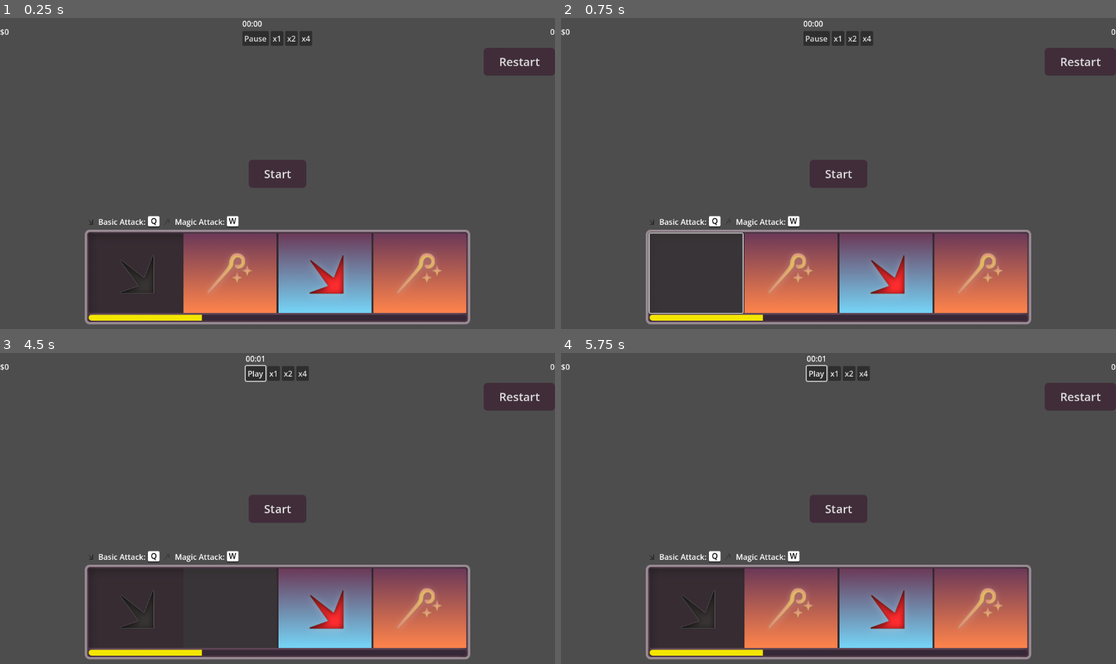
Above: before the commit, frames 1-4 (two rows, left to right).
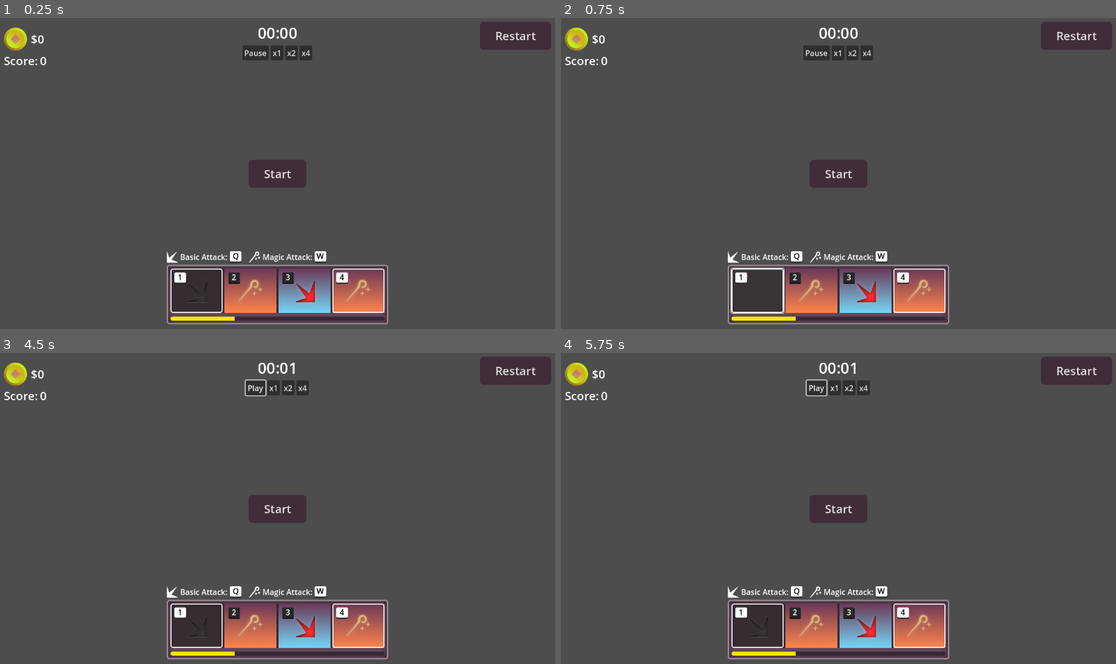
Above: after the commit, the same moments.

Repository: Kyn21kx/GMTK-2025
Game: Godot game, scene res://ui/HUD.tscn
Two runs of this game, one before a commit and one after it. Both use one fixed random seed, a clock stepped at 60 frames per second and the inputs below. This scene is started directly instead of the project's main scene.
Inputs (mouse positions are in pixels of both pictures, inside the frame that each line leads up to; where the layout moved, square brackets give the same spot in the first picture):
- Up to frame 1 (0.25 s): no input
- Up to frame 2 (0.75 s): click (755, 291) [694, 273] at 0.5 s
- Up to frame 3 (4.5 s): click "Pause" at 1.25 s; tap Enter at 2, 3.5 s; move the mouse to (399, 492) at 2.02 s; tap Space at 2.75, 4.25 s; move the mouse to (166, 524) at 2.77 s; move the mouse to (333, 440) at 3.52 s; move the mouse to (249, 570) at 4.27 s
- Up to frame 4 (5.75 s): tap Enter at 5 s; move the mouse to (1005, 555) at 5.02 s

The runs differ from the first frame. In frame 1, 22% of the frame differs, in the area x 0-100%, y 0-99%; in frame 2, 22%; in frame 3, 21%; in frame 4, 22%.

Commit message:
HUD y Mini panel para las torres

Diff:
--- a/ui/HUD.tscn
+++ b/ui/HUD.tscn
@@ -6,11 +6,15 @@
 [ext_resource type="Texture2D" uid="uid://b0i5002lyysft" path="res://ui/ui_assets/atk_magic.png" id="4_li43i"]
 [ext_resource type="Texture2D" uid="uid://d4i8fwq42g0ex" path="res://ui/ui_assets/atk_magic_active.png" id="4_tvtyy"]
 [ext_resource type="Texture2D" uid="uid://dmhwsyj4pc5jl" path="res://ui/ui_assets/atk_basic_active.png" id="5_li43i"]
+[ext_resource type="Texture2D" uid="uid://cpwgau2t0crcu" path="res://ui/ui_assets/icon_attack_basic.png" id="6_8qnlx"]
 [ext_resource type="Texture2D" uid="uid://6f2mxp0q2mgk" path="res://ui/ui_assets/key_white.png" id="6_a33y5"]
 [ext_resource type="Script" uid="uid://b33262wmwayxf" path="res://scripts/ui/money.gd" id="6_li43i"]
 [ext_resource type="Script" uid="uid://bc7226dsqqx0v" path="res://scripts/ui/score.gd" id="7_a33y5"]
 [ext_resource type="Theme" uid="uid://bx3y5o1h55d3l" path="res://ui/style/default_button.tres" id="8_37bek"]
+[ext_resource type="Texture2D" uid="uid://bhpl64iank5bc" path="res://ui/ui_assets/icon_attack_magic.png" id="8_qrs8l"]
+[ext_resource type="Texture2D" uid="uid://e13fmt6rwlpf" path="res://ui/ui_assets/coin.png" id="9_ug41v"]
 [ext_resource type="Script" uid="uid://bd4tqkkx1ufpr" path="res://scripts/ui/time.gd" id="10_37bek"]
+[ext_resource type="Texture2D" uid="uid://coxv7wsfgbqvt" path="res://ui/ui_assets/key_black.png" id="15_mpo0d"]
 
 [sub_resource type="StyleBoxTexture" id="StyleBoxTexture_ug41v"]
 texture = ExtResource("3_3q2by")
@@ -29,6 +33,18 @@
 
 [sub_resource type="StyleBoxTexture" id="StyleBoxTexture_37bek"]
 texture = ExtResource("3_3q2by")
+
+[sub_resource type="StyleBoxFlat" id="StyleBoxFlat_tlkqj"]
+bg_color = Color(0.6, 0.6, 0.6, 0)
+border_width_left = 2
+border_width_top = 2
+border_width_right = 2
+border_width_bottom = 2
+border_color = Color(1, 1, 1, 1)
+corner_radius_top_left = 4
+corner_radius_top_right = 4
+corner_radius_bottom_right = 4
+corner_radius_bottom_left = 4
 
 [sub_resource type="StyleBoxTexture" id="StyleBoxTexture_28i83"]
 texture = ExtResource("4_tvtyy")
@@ -59,12 +75,107 @@
 grow_horizontal = 2
 grow_vertical = 2
 script = ExtResource("1_pom5v")
-play_pause = NodePath("VBoxContainer/HBoxContainer/VBoxContainer/HBoxContainer/PlayPause")
+play_pause = NodePath("top/VBoxContainer/VBoxContainer/HBoxContainer2/PlayPause")
 atk_basic = SubResource("StyleBoxTexture_ug41v")
 atk_basic_active = SubResource("StyleBoxTexture_mpo0d")
 atk_magic = SubResource("StyleBoxTexture_tlkqj")
 atk_magic_active = SubResource("StyleBoxTexture_urddi")
 
+[node name="top" type="MarginContainer" parent="."]
+layout_mode = 1
+anchors_preset = 10
+anchor_right = 1.0
+offset_bottom = 119.0
+grow_horizontal = 2
+theme_override_constants/margin_left = 8
+theme_override_constants/margin_top = 8
+theme_override_constants/margin_right = 8
+
+[node name="VBoxContainer" type="VBoxContainer" parent="top"]
+layout_mode = 2
+
+[node name="VBoxContainer" type="VBoxContainer" parent="top/VBoxContainer"]
+layout_mode = 2
+
+[node name="Time" type="Label" parent="top/VBoxContainer/VBoxContainer"]
+layout_mode = 2
+theme_override_font_sizes/font_size = 32
+text = "00:00"
+horizontal_alignment = 1
+script = ExtResource("10_37bek")
+
+[node name="HBoxContainer2" type="HBoxContainer" parent="top/VBoxContainer/VBoxContainer"]
+layout_mode = 2
+size_flags_horizontal = 4
+size_flags_vertical = 4
+
+[node name="PlayPause" type="Button" parent="top/VBoxContainer/VBoxContainer/HBoxContainer2"]
+layout_mode = 2
+text = "Pause"
+
+[node name="x1" type="Button" parent="top/VBoxContainer/VBoxContainer/HBoxContainer2"]
+layout_mode = 2
+text = "x1"
+
+[node name="x2" type="Button" parent="top/VBoxContainer/VBoxContainer/HBoxContainer2"]
+layout_mode = 2
+text = "x2"
+
+[node name="x3" type="Button" parent="top/VBoxContainer/VBoxContainer/HBoxContainer2"]
+layout_mode = 2
+text = "x4"
+
+[node name="Restart_btn" type="Button" parent="top"]
+layout_mode = 2
+size_flags_horizontal = 8
+size_flags_vertical = 0
+theme = ExtResource("8_37bek")
+text = "Restart"
+
+[node name="VBoxContainer2" type="VBoxContainer" parent="top"]
+layout_mode = 2
+size_flags_horizontal = 0
+size_flags_vertical = 4
+
+[node name="HBoxContainer2" type="HBoxContainer" parent="top/VBoxContainer2"]
+layout_mode = 2
+size_flags_horizontal = 2
+size_flags_vertical = 0
+theme_override_constants/separation = 8
+
+[node name="TextureRect" type="TextureRect" parent="top/VBoxContainer2/HBoxContainer2"]
+custom_minimum_size = Vector2(48, 48)
+layout_mode = 2
+size_flags_horizontal = 4
+size_flags_vertical = 4
+texture = ExtResource("9_ug41v")
+
+[node name="Money" type="Label" parent="top/VBoxContainer2/HBoxContainer2"]
+layout_mode = 2
+size_flags_horizontal = 3
+theme_override_font_sizes/font_size = 24
+text = "$0"
+script = ExtResource("6_li43i")
+base_color = Color(1, 1, 1, 1)
+increasing_color = Color(0, 1, 0, 1)
+decreasing_color = Color(1, 0, 0, 1)
+
+[node name="HBoxContainer" type="HBoxContainer" parent="top/VBoxContainer2"]
+layout_mode = 2
+
+[node name="Label" type="Label" parent="top/VBoxContainer2/HBoxContainer"]
+layout_mode = 2
+theme_override_font_sizes/font_size = 24
+text = "Score:"
+
+[node name="Score" type="Label" parent="top/VBoxContainer2/HBoxContainer"]
+layout_mode = 2
+size_flags_horizontal = 3
+theme_override_font_sizes/font_size = 24
+text = "0"
+horizontal_alignment = 1
+script = ExtResource("7_a33y5")
+
 [node name="TimePanel" type="VBoxContainer" parent="."]
 layout_mode = 1
 anchors_preset = 7
@@ -72,15 +183,17 @@
 anchor_top = 1.0
 anchor_right = 0.5
 anchor_bottom = 1.0
-offset_left = -400.0
-offset_top = -236.0
-offset_right = 400.0
+offset_left = -230.0
+offset_top = -163.0
+offset_right = 230.0
 offset_bottom = -11.0
 grow_horizontal = 2
 grow_vertical = 0
 
 [node name="HBoxContainer" type="HBoxContainer" parent="TimePanel"]
 layout_mode = 2
+size_flags_horizontal = 0
+theme_override_constants/separation = 16
 
 [node name="basic_attack" type="HBoxContainer" parent="TimePanel/HBoxContainer"]
 layout_mode = 2
@@ -88,7 +201,7 @@
 [node name="TextureRect" type="TextureRect" parent="TimePanel/HBoxContainer/basic_attack"]
 custom_minimum_size = Vector2(24, 0)
 layout_mode = 2
-texture = ExtResource("3_3q2by")
+texture = ExtResource("6_8qnlx")
 expand_mode = 1
 
 [node name="Label" type="Label" parent="TimePanel/HBoxContainer/basic_attack"]
@@ -116,26 +229,26 @@
 horizontal_alignment = 1
 vertical_alignment = 1
 
-[node name="basic_attack2" type="HBoxContainer" parent="TimePanel/HBoxContainer"]
-layout_mode = 2
-
-[node name="TextureRect" type="TextureRect" parent="TimePanel/HBoxContainer/basic_attack2"]
-custom_minimum_size = Vector2(24, 24)
-layout_mode = 2
-texture = ExtResource("4_li43i")
-expand_mode = 1
-
-[node name="Label" type="Label" parent="TimePanel/HBoxContainer/basic_attack2"]
+[node name="magic_attack" type="HBoxContainer" parent="TimePanel/HBoxContainer"]
+layout_mode = 2
+
+[node name="TextureRect" type="TextureRect" parent="TimePanel/HBoxContainer/magic_attack"]
+custom_minimum_size = Vector2(24, 24)
+layout_mode = 2
+texture = ExtResource("8_qrs8l")
+expand_mode = 1
+
+[node name="Label" type="Label" parent="TimePanel/HBoxContainer/magic_attack"]
 layout_mode = 2
 text = "Magic Attack:"
 
-[node name="btn_key" type="TextureRect" parent="TimePanel/HBoxContainer/basic_attack2"]
+[node name="btn_key" type="TextureRect" parent="TimePanel/HBoxContainer/magic_attack"]
 custom_minimum_size = Vector2(24, 24)
 layout_mode = 2
 texture = ExtResource("6_a33y5")
 expand_mode = 1
 
-[node name="Label" type="Label" parent="TimePanel/HBoxContainer/basic_attack2/btn_key"]
+[node name="Label" type="Label" parent="TimePanel/HBoxContainer/magic_attack/btn_key"]
 layout_mode = 1
 anchors_preset = 5
 anchor_left = 0.5
@@ -151,8 +264,10 @@
 vertical_alignment = 1
 
 [node name="PanelContainer" type="PanelContainer" parent="TimePanel"]
-custom_minimum_size = Vector2(800, 197)
-layout_mode = 2
+custom_minimum_size = Vector2(460, 124)
+layout_mode = 2
+size_flags_horizontal = 4
+size_flags_vertical = 8
 theme_override_styles/panel = SubResource("StyleBoxTexture_a33y5")
 
 [node name="MarginContainer" type="MarginContainer" parent="TimePanel/PanelContainer"]
@@ -178,31 +293,193 @@
 size_flags_horizontal = 3
 theme_override_styles/normal = SubResource("StyleBoxTexture_37bek")
 
+[node name="MarginContainer" type="MarginContainer" parent="TimePanel/PanelContainer/MarginContainer/Panel/HBoxContainer/Button"]
+layout_mode = 1
+anchors_preset = 15
+anchor_right = 1.0
+anchor_bottom = 1.0
+grow_horizontal = 2
+grow_vertical = 2
+
+[node name="Selected" type="Panel" parent="TimePanel/PanelContainer/MarginContainer/Panel/HBoxContainer/Button/MarginContainer"]
+layout_mode = 2
+theme_override_styles/panel = SubResource("StyleBoxFlat_tlkqj")
+
+[node name="MarginContainer" type="MarginContainer" parent="TimePanel/PanelContainer/MarginContainer/Panel/HBoxContainer/Button/MarginContainer"]
+layout_mode = 2
+theme_override_constants/margin_left = 8
+theme_override_constants/margin_top = 8
+
+[node name="btn_key" type="TextureRect" parent="TimePanel/PanelContainer/MarginContainer/Panel/HBoxContainer/Button/MarginContainer/MarginContainer"]
+custom_minimum_size = Vector2(24, 24)
+layout_mode = 2
+size_flags_horizontal = 0
+size_flags_vertical = 0
+texture = ExtResource("6_a33y5")
+expand_mode = 1
+
+[node name="Label" type="Label" parent="TimePanel/PanelContainer/MarginContainer/Panel/HBoxContainer/Button/MarginContainer/MarginContainer/btn_key"]
+layout_mode = 1
+anchors_preset = 5
+anchor_left = 0.5
+anchor_right = 0.5
+offset_left = -6.5
+offset_top = -2.0
+offset_right = 6.5
+offset_bottom = 21.0
+grow_horizontal = 2
+theme_override_colors/font_color = Color(0, 0, 0, 1)
+text = "1"
+horizontal_alignment = 1
+vertical_alignment = 1
+
 [node name="Button2" type="Button" parent="TimePanel/PanelContainer/MarginContainer/Panel/HBoxContainer"]
 layout_mode = 2
 size_flags_horizontal = 3
 theme_override_styles/normal = SubResource("StyleBoxTexture_28i83")
 
+[node name="MarginContainer" type="MarginContainer" parent="TimePanel/PanelContainer/MarginContainer/Panel/HBoxContainer/Button2"]
+layout_mode = 1
+anchors_preset = 15
+anchor_right = 1.0
+anchor_bottom = 1.0
+grow_horizontal = 2
+grow_vertical = 2
+
+[node name="Selected" type="Panel" parent="TimePanel/PanelContainer/MarginContainer/Panel/HBoxContainer/Button2/MarginContainer"]
+visible = false
+layout_mode = 2
+theme_override_styles/panel = SubResource("StyleBoxFlat_tlkqj")
+
+[node name="MarginContainer" type="MarginContainer" parent="TimePanel/PanelContainer/MarginContainer/Panel/HBoxContainer/Button2/MarginContainer"]
+layout_mode = 2
+theme_override_constants/margin_left = 8
+theme_override_constants/margin_top = 8
+
+[node name="btn_key" type="TextureRect" parent="TimePanel/PanelContainer/MarginContainer/Panel/HBoxContainer/Button2/MarginContainer/MarginContainer"]
+custom_minimum_size = Vector2(24, 24)
+layout_mode = 2
+size_flags_horizontal = 0
+size_flags_vertical = 0
+texture = ExtResource("15_mpo0d")
+expand_mode = 1
+
+[node name="Label" type="Label" parent="TimePanel/PanelContainer/MarginContainer/Panel/HBoxContainer/Button2/MarginContainer/MarginContainer/btn_key"]
+layout_mode = 1
+anchors_preset = 5
+anchor_left = 0.5
+anchor_right = 0.5
+offset_left = -6.5
+offset_top = -2.0
+offset_right = 6.5
+offset_bottom = 21.0
+grow_horizontal = 2
+theme_override_colors/font_color = Color(1, 1, 1, 1)
+text = "2"
+horizontal_alignment = 1
+vertical_alignment = 1
+
 [node name="Button3" type="Button" parent="TimePanel/PanelContainer/MarginContainer/Panel/HBoxContainer"]
 layout_mode = 2
 size_flags_horizontal = 3
 theme_override_styles/normal = SubResource("StyleBoxTexture_8qnlx")
 
+[node name="MarginContainer" type="MarginContainer" parent="TimePanel/PanelContainer/MarginContainer/Panel/HBoxContainer/Button3"]
+layout_mode = 1
+anchors_preset = 15
+anchor_right = 1.0
+anchor_bottom = 1.0
+grow_horizontal = 2
+grow_vertical = 2
+
+[node name="Selected" type="Panel" parent="TimePanel/PanelContainer/MarginContainer/Panel/HBoxContainer/Button3/MarginContainer"]
+visible = false
+layout_mode = 2
+theme_override_styles/panel = SubResource("StyleBoxFlat_tlkqj")
+
+[node name="MarginContainer" type="MarginContainer" parent="TimePanel/PanelContainer/MarginContainer/Panel/HBoxContainer/Button3/MarginContainer"]
+layout_mode = 2
+theme_override_constants/margin_left = 8
+theme_override_constants/margin_top = 8
+
+[node name="btn_key" type="TextureRect" parent="TimePanel/PanelContainer/MarginContainer/Panel/HBoxContainer/Button3/MarginContainer/MarginContainer"]
+custom_minimum_size = Vector2(24, 24)
+layout_mode = 2
+size_flags_horizontal = 0
+size_flags_vertical = 0
+texture = ExtResource("15_mpo0d")
+expand_mode = 1
+
+[node name="Label" type="Label" parent="TimePanel/PanelContainer/MarginContainer/Panel/HBoxContainer/Button3/MarginContainer/MarginContainer/btn_key"]
+layout_mode = 1
+anchors_preset = 5
+anchor_left = 0.5
+anchor_right = 0.5
+offset_left = -6.5
+offset_top = -2.0
+offset_right = 6.5
+offset_bottom = 21.0
+grow_horizontal = 2
+theme_override_colors/font_color = Color(1, 1, 1, 1)
+text = "3"
+horizontal_alignment = 1
+vertical_alignment = 1
+
 [node name="Button4" type="Button" parent="TimePanel/PanelContainer/MarginContainer/Panel/HBoxContainer"]
 layout_mode = 2
 size_flags_horizontal = 3
 theme_override_styles/normal = SubResource("StyleBoxTexture_qrs8l")
 
+[node name="MarginContainer" type="MarginContainer" parent="TimePanel/PanelContainer/MarginContainer/Panel/HBoxContainer/Button4"]
+layout_mode = 1
+anchors_preset = 15
+anchor_right = 1.0
+anchor_bottom = 1.0
+grow_horizontal = 2
+grow_vertical = 2
+
+[node name="Selected" type="Panel" parent="TimePanel/PanelContainer/MarginContainer/Panel/HBoxContainer/Button4/MarginContainer"]
+layout_mode = 2
+theme_override_styles/panel = SubResource("StyleBoxFlat_tlkqj")
+
+[node name="MarginContainer" type="MarginContainer" parent="TimePanel/PanelContainer/MarginContainer/Panel/HBoxContainer/Button4/MarginContainer"]
+layout_mode = 2
+theme_override_constants/margin_left = 8
+theme_override_constants/margin_top = 8
+
+[node name="btn_key" type="TextureRect" parent="TimePanel/PanelContainer/MarginContainer/Panel/HBoxContainer/Button4/MarginContainer/MarginContainer"]
+custom_minimum_size = Vector2(24, 24)
+layout_mode = 2
+size_flags_horizontal = 0
+size_flags_vertical = 0
+texture = ExtResource("6_a33y5")
+expand_mode = 1
+
+[node name="Label" type="Label" parent="TimePanel/PanelContainer/MarginContainer/Panel/HBoxContainer/Button4/MarginContainer/MarginContainer/btn_key"]
+layout_mode = 1
+anchors_preset = 5
+anchor_left = 0.5
+anchor_right = 0.5
+offset_left = -6.5
+offset_top = -2.0
+offset_right = 6.5
+offset_bottom = 21.0
+grow_horizontal = 2
+theme_override_colors/font_color = Color(0, 0, 0, 1)
+text = "4"
+horizontal_alignment = 1
+vertical_alignment = 1
+
 [node name="MarginContainer2" type="MarginContainer" parent="TimePanel/PanelContainer"]
 layout_mode = 2
 size_flags_vertical = 8
 theme_override_constants/margin_left = 8
-theme_override_constants/margin_top = 8
+theme_override_constants/margin_top = 4
 theme_override_constants/margin_right = 8
 theme_override_constants/margin_bottom = 8
 
 [node name="ProgressBar" type="ProgressBar" parent="TimePanel/PanelContainer/MarginContainer2"]
-custom_minimum_size = Vector2(0, 12)
+custom_minimum_size = Vector2(0, 8)
 layout_mode = 2
 theme_override_styles/background = SubResource("StyleBoxFlat_ug41v")
 theme_override_styles/fill = SubResource("StyleBoxFlat_mpo0d")
@@ -225,65 +502,7 @@
 theme = ExtResource("8_37bek")
 text = "Start"
 
-[node name="VBoxContainer" type="VBoxContainer" parent="."]
-layout_mode = 1
-anchors_preset = 10
-anchor_right = 1.0
-offset_bottom = 85.0
-grow_horizontal = 2
-
-[node name="HBoxContainer" type="HBoxContainer" parent="VBoxContainer"]
-layout_mode = 2
-
-[node name="Money" type="Label" parent="VBoxContainer/HBoxContainer"]
-layout_mode = 2
-size_flags_horizontal = 3
-text = "$0"
-script = ExtResource("6_li43i")
-base_color = Color(1, 1, 1, 1)
-increasing_color = Color(0, 1, 0, 1)
-decreasing_color = Color(1, 0, 0, 1)
-
-[node name="VBoxContainer" type="VBoxContainer" parent="VBoxContainer/HBoxContainer"]
-layout_mode = 2
-
-[node name="Time" type="Label" parent="VBoxContainer/HBoxContainer/VBoxContainer"]
-layout_mode = 2
-script = ExtResource("10_37bek")
-
-[node name="HBoxContainer" type="HBoxContainer" parent="VBoxContainer/HBoxContainer/VBoxContainer"]
-layout_mode = 2
-
-[node name="PlayPause" type="Button" parent="VBoxContainer/HBoxContainer/VBoxContainer/HBoxContainer"]
-layout_mode = 2
-text = "Pause"
-
-[node name="x1" type="Button" parent="VBoxContainer/HBoxContainer/VBoxContainer/HBoxContainer"]
-layout_mode = 2
-text = "x1"
-
-[node name="x2" type="Button" parent="VBoxContainer/HBoxContainer/VBoxContainer/HBoxContainer"]
-layout_mode = 2
-text = "x2"
-
-[node name="x3" type="Button" parent="VBoxContainer/HBoxContainer/VBoxContainer/HBoxContainer"]
-layout_mode = 2
-text = "x4"
-
-[node name="Score" type="Label" parent="VBoxContainer/HBoxContainer"]
-layout_mode = 2
-size_flags_horizontal = 3
-text = "0"
-horizontal_alignment = 2
-script = ExtResource("7_a33y5")
-
-[node name="Restart_btn" type="Button" parent="VBoxContainer"]
-layout_mode = 2
-size_flags_horizontal = 8
-theme = ExtResource("8_37bek")
-text = "Restart"
-
-[connection signal="pressed" from="VBoxContainer/HBoxContainer/VBoxContainer/HBoxContainer/PlayPause" to="." method="_on_play_pause_pressed"]
-[connection signal="pressed" from="VBoxContainer/HBoxContainer/VBoxContainer/HBoxContainer/x1" to="." method="_on_x_1_pressed"]
-[connection signal="pressed" from="VBoxContainer/HBoxContainer/VBoxContainer/HBoxContainer/x2" to="." method="_on_x_2_pressed"]
-[connection signal="pressed" from="VBoxContainer/HBoxContainer/VBoxContainer/HBoxContainer/x3" to="." method="_on_x_3_pressed"]
+[connection signal="pressed" from="top/VBoxContainer/VBoxContainer/HBoxContainer2/PlayPause" to="." method="_on_play_pause_pressed"]
+[connection signal="pressed" from="top/VBoxContainer/VBoxContainer/HBoxContainer2/x1" to="." method="_on_x_1_pressed"]
+[connection signal="pressed" from="top/VBoxContainer/VBoxContainer/HBoxContainer2/x2" to="." method="_on_x_2_pressed"]
+[connection signal="pressed" from="top/VBoxContainer/VBoxContainer/HBoxContainer2/x3" to="." method="_on_x_3_pressed"]
--- /dev/null
+++ b/ui/ui_assets/tower_gui.gd
@@ -0,0 +1,4 @@
+extends Control
+
+@export var atk_basic_active: StyleBoxTexture
+@export var atk_magic_active: StyleBoxTexture
--- /dev/null
+++ b/ui/ui_assets/tower_gui.tscn
@@ -0,0 +1,126 @@
+[gd_scene load_steps=11 format=3 uid="uid://c1uytpt2ehper"]
+
+[ext_resource type="Script" uid="uid://btsj0iw7oahgq" path="res://ui/ui_assets/tower_gui.gd" id="1_rntmr"]
+[ext_resource type="Texture2D" uid="uid://4e32aio6u4iq" path="res://ui/ui_assets/mini_panel/mini_atk_basic_active.png" id="2_pcbjm"]
+[ext_resource type="Texture2D" uid="uid://b7fny1psw283r" path="res://ui/ui_assets/mini_panel/mini_atk_magic_active.png" id="3_pcbjm"]
+
+[sub_resource type="StyleBoxTexture" id="StyleBoxTexture_otuch"]
+texture = ExtResource("2_pcbjm")
+
+[sub_resource type="StyleBoxTexture" id="StyleBoxTexture_byaod"]
+texture = ExtResource("3_pcbjm")
+
+[sub_resource type="StyleBoxFlat" id="StyleBoxFlat_pcbjm"]
+bg_color = Color(0.215686, 0.156863, 0.215686, 1)
+corner_radius_top_left = 8
+corner_radius_top_right = 8
+corner_radius_bottom_right = 8
+corner_radius_bottom_left = 8
+
+[sub_resource type="StyleBoxFlat" id="StyleBoxFlat_otuch"]
+bg_color = Color(0.356645, 0.873133, 0.117111, 1)
+corner_radius_top_left = 4
+corner_radius_top_right = 4
+corner_radius_bottom_right = 4
+corner_radius_bottom_left = 4
+
+[sub_resource type="StyleBoxFlat" id="StyleBoxFlat_byaod"]
+bg_color = Color(0.6, 0.6, 0.6, 0)
+
+[sub_resource type="CompressedTexture2D" id="CompressedTexture2D_30n7x"]
+load_path = "res://.godot/imported/panel_bg.png-b8ba8da60e0fc6077962b5fc4a370a1b.ctex"
+
+[sub_resource type="StyleBoxTexture" id="StyleBoxTexture_mkvg3"]
+texture = SubResource("CompressedTexture2D_30n7x")
+
+[node name="TowerGui" type="Control"]
+layout_mode = 3
+anchors_preset = 15
+anchor_right = 1.0
+anchor_bottom = 1.0
+grow_horizontal = 2
+grow_vertical = 2
+script = ExtResource("1_rntmr")
+atk_basic_active = SubResource("StyleBoxTexture_otuch")
+atk_magic_active = SubResource("StyleBoxTexture_byaod")
+
+[node name="PanelContainer" type="PanelContainer" parent="."]
+visible = false
+layout_mode = 0
+offset_right = 40.0
+offset_bottom = 40.0
+
+[node name="VBoxContainer" type="VBoxContainer" parent="."]
+layout_mode = 0
+offset_right = 40.0
+offset_bottom = 40.0
+
+[node name="hp_container" type="HBoxContainer" parent="VBoxContainer"]
+layout_mode = 2
+
+[node name="Label" type="Label" parent="VBoxContainer/hp_container"]
+layout_mode = 2
+text = "HP"
+
+[node name="MarginContainer" type="MarginContainer" parent="VBoxContainer/hp_container"]
+layout_mode = 2
+size_flags_horizontal = 3
+theme_override_constants/margin_top = 2
+
+[node name="hp_bar" type="ProgressBar" parent="VBoxContainer/hp_container/MarginContainer"]
+unique_name_in_owner = true
+custom_minimum_size = Vector2(0, 12)
+layout_mode = 2
+size_flags_horizontal = 3
+size_flags_vertical = 4
+theme_override_styles/background = SubResource("StyleBoxFlat_pcbjm")
+theme_override_styles/fill = SubResource("StyleBoxFlat_otuch")
+value = 30.0
+show_percentage = false
+
+[node name="HSeparator" type="HSeparator" parent="VBoxContainer"]
+visible = false
+layout_mode = 2
+theme_override_constants/separation = 16
+theme_override_styles/separator = SubResource("StyleBoxFlat_byaod")
+
+[node name="mini_panel" type="Panel" parent="VBoxContainer"]
+custom_minimum_size = Vector2(170, 38)
+layout_mode = 2
+theme_override_styles/panel = SubResource("StyleBoxTexture_mkvg3")
+
+[node name="MarginContainer" type="MarginContainer" parent="VBoxContainer/mini_panel"]
+layout_mode = 1
+anchors_preset = 15
+anchor_right = 1.0
+anchor_bottom = 1.0
+grow_horizontal = 2
+grow_vertical = 2
+theme_override_constants/margin_left = 2
+theme_override_constants/margin_top = 2
+theme_override_constants/margin_right = 2
+theme_override_constants/margin_bottom = 2
+
+[node name="HBoxContainer" type="HBoxContainer" parent="VBoxContainer/mini_panel/MarginContainer"]
+layout_mode = 2
+theme_override_constants/separation = 2
+
+[node name="texture_1" type="TextureRect" parent="VBoxContainer/mini_panel/MarginContainer/HBoxContainer"]
+unique_name_in_owner = true
+layout_mode = 2
+texture = ExtResource("2_pcbjm")
+
+[node name="texture_2" type="TextureRect" parent="VBoxContainer/mini_panel/MarginContainer/HBoxContainer"]
+unique_name_in_owner = true
+layout_mode = 2
+texture = ExtResource("2_pcbjm")
+
+[node name="texture_3" type="TextureRect" parent="VBoxContainer/mini_panel/MarginContainer/HBoxContainer"]
+unique_name_in_owner = true
+layout_mode = 2
+texture = ExtResource("2_pcbjm")
+
+[node name="texture_4" type="TextureRect" parent="VBoxContainer/mini_panel/MarginContainer/HBoxContainer"]
+unique_name_in_owner = true
+layout_mode = 2
+texture = ExtResource("3_pcbjm")
Not shown: 1 places in ui/HUD.tscn that only renumber resources
Binary file added: ui/ui_assets/coin.png
Not shown, added: ui/ui_assets/coin.png.import
Binary file added: ui/ui_assets/icon_attack_basic.png
Not shown, added: ui/ui_assets/icon_attack_basic.png.import
Binary file added: ui/ui_assets/icon_attack_magic.png
Not shown, added: ui/ui_assets/icon_attack_magic.png.import
Binary file added: ui/ui_assets/mini_panel/mini_atk_basic_active.png
Not shown, added: ui/ui_assets/mini_panel/mini_atk_basic_active.png.import
Binary file added: ui/ui_assets/mini_panel/mini_atk_magic_active.png
Not shown, added: ui/ui_assets/mini_panel/mini_atk_magic_active.png.import
Binary file added: ui/ui_assets/mini_panel/mini_panel_bg.png
(and 2 more such lines)
